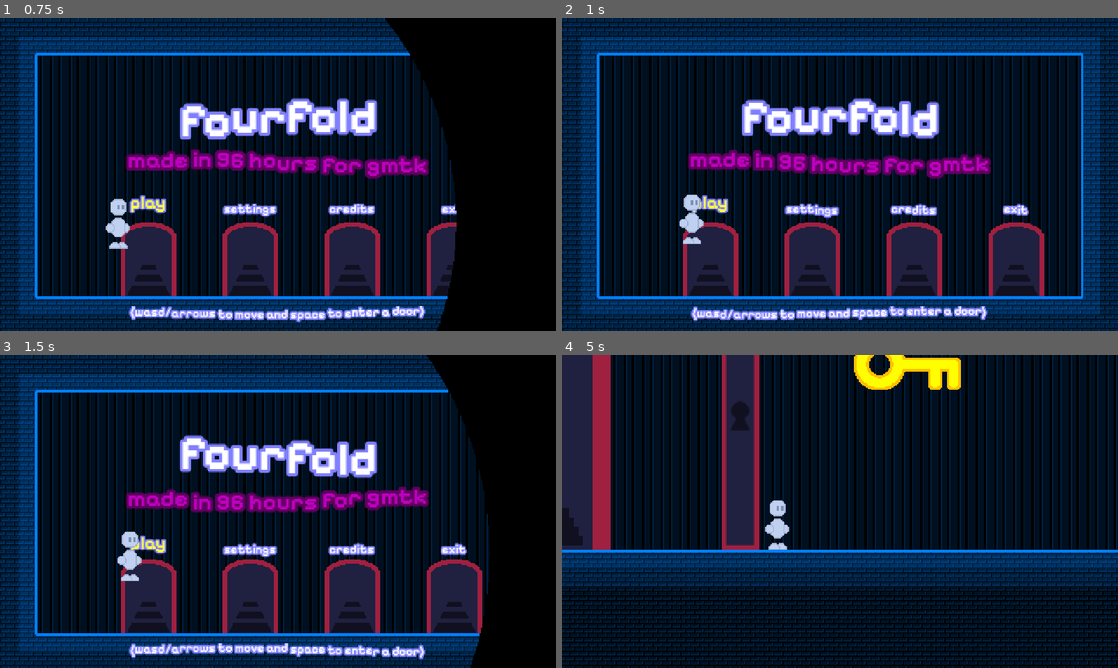
Above: before the commit, frames 1-4 (two rows, left to right).
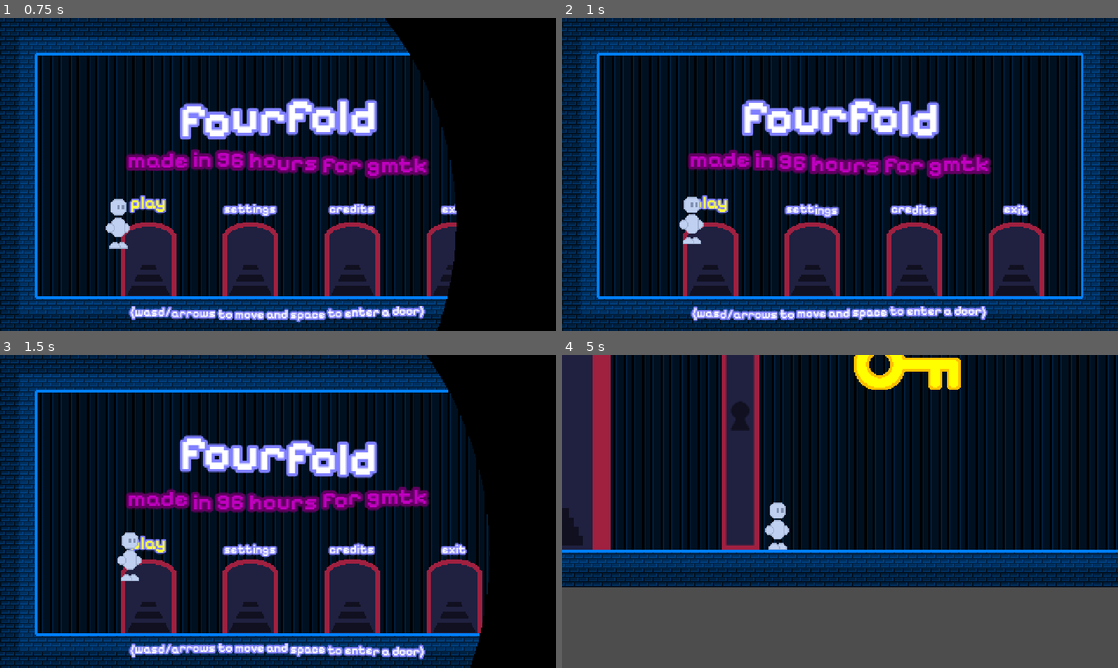
Above: after the commit, the same moments.

Repository: beatrixwashere/fourfold_gmtk2024
Game: Godot game, scene res://scenes/menu.tscn
Same seed, same stepped clock (60 frames per second), same inputs: the game is played once before the commit and once after it.
Inputs:
- Up to frame 1 (0.75 s): tap Enter at 0.5 s; hold D from 0.53 s (still down); tap J at 0.6 s
- Up to frame 2 (1 s): keep holding D; tap Space at 0.77 s
- Up to frame 3 (1.5 s): keep holding D; tap Z at 1.35 s
- Up to frame 4 (5 s): tap Space at 1.52, 3.02, 3.77, 4.52 s; release D at 2.03 s; hold A 2.03-2.78 s; tap K at 2.1 s; hold D 2.78-4.28 s; tap X at 2.85 s; tap J at 3.6 s; hold A from 4.28 s (still down); tap Z at 4.35 s

Frame 1 is identical in both runs. In frame 2, 0.1% of the frame differs, in the area x 21-26%, y 56-69%; in frame 3, less than 0.1%; in frame 4, 26%, in the area x 0-100%, y 46-100%.

Commit message:
use animation for player sprite

Diff:
--- a/scenes/player.tscn
+++ b/scenes/player.tscn
@@ -1,7 +1,7 @@
-[gd_scene load_steps=11 format=4 uid="uid://p0dqpquap4b6"]
+[gd_scene load_steps=44 format=4 uid="uid://p0dqpquap4b6"]
 
 [ext_resource type="Script" path="res://scripts/game/game_movement.gd" id="1_xuwpo"]
-[ext_resource type="Texture2D" uid="uid://c71wxyf1cm311" path="res://images/player/idle.png" id="2_rvelr"]
+[ext_resource type="Texture2D" uid="uid://s138ulnc2uhs" path="res://images/player.png" id="2_hwmnh"]
 [ext_resource type="Shader" path="res://scripts/shaders/door_enter.gdshader" id="3_5a5oe"]
 [ext_resource type="AudioStream" uid="uid://c6c6aivrwst0b" path="res://audio/sfx/walk.mp3" id="3_outfy"]
 [ext_resource type="AudioStream" uid="uid://d1ftm3hpyhxre" path="res://audio/sfx/jump.mp3" id="4_dyhyo"]
@@ -9,6 +9,253 @@
 [ext_resource type="TileSet" uid="uid://brial8myoctm2" path="res://images/tileset.tres" id="5_ay1eo"]
 [ext_resource type="AudioStream" uid="uid://pttflrvb5qrm" path="res://audio/sfx/dash.mp3" id="5_flrfi"]
 
+[sub_resource type="AtlasTexture" id="AtlasTexture_e2xbt"]
+atlas = ExtResource("2_hwmnh")
+region = Rect2(0, 144, 32, 48)
+
+[sub_resource type="AtlasTexture" id="AtlasTexture_dp017"]
+atlas = ExtResource("2_hwmnh")
+region = Rect2(32, 144, 32, 48)
+
+[sub_resource type="AtlasTexture" id="AtlasTexture_013eq"]
+atlas = ExtResource("2_hwmnh")
+region = Rect2(64, 144, 32, 48)
+
+[sub_resource type="AtlasTexture" id="AtlasTexture_80pwf"]
+atlas = ExtResource("2_hwmnh")
+region = Rect2(96, 144, 32, 48)
+
+[sub_resource type="AtlasTexture" id="AtlasTexture_3ojbw"]
+atlas = ExtResource("2_hwmnh")
+region = Rect2(128, 144, 32, 48)
+
+[sub_resource type="AtlasTexture" id="AtlasTexture_myuvk"]
+atlas = ExtResource("2_hwmnh")
+region = Rect2(160, 144, 32, 48)
+
+[sub_resource type="AtlasTexture" id="AtlasTexture_mldnc"]
+atlas = ExtResource("2_hwmnh")
+region = Rect2(192, 144, 32, 48)
+
+[sub_resource type="AtlasTexture" id="AtlasTexture_jd13e"]
+atlas = ExtResource("2_hwmnh")
+region = Rect2(224, 144, 32, 48)
+
+[sub_resource type="AtlasTexture" id="AtlasTexture_qeoq7"]
+atlas = ExtResource("2_hwmnh")
+region = Rect2(0, 0, 32, 48)
+
+[sub_resource type="AtlasTexture" id="AtlasTexture_empfm"]
+atlas = ExtResource("2_hwmnh")
+region = Rect2(32, 0, 32, 48)
+
+[sub_resource type="AtlasTexture" id="AtlasTexture_leyyi"]
+atlas = ExtResource("2_hwmnh")
+region = Rect2(64, 0, 32, 48)
+
+[sub_resource type="AtlasTexture" id="AtlasTexture_xj5rf"]
+atlas = ExtResource("2_hwmnh")
+region = Rect2(96, 0, 32, 48)
+
+[sub_resource type="AtlasTexture" id="AtlasTexture_8wwex"]
+atlas = ExtResource("2_hwmnh")
+region = Rect2(128, 0, 32, 48)
+
+[sub_resource type="AtlasTexture" id="AtlasTexture_2fc0r"]
+atlas = ExtResource("2_hwmnh")
+region = Rect2(160, 0, 32, 48)
+
+[sub_resource type="AtlasTexture" id="AtlasTexture_u82qb"]
+atlas = ExtResource("2_hwmnh")
+region = Rect2(192, 0, 32, 48)
+
+[sub_resource type="AtlasTexture" id="AtlasTexture_gvwk0"]
+atlas = ExtResource("2_hwmnh")
+region = Rect2(224, 0, 32, 48)
+
+[sub_resource type="AtlasTexture" id="AtlasTexture_dmkn8"]
+atlas = ExtResource("2_hwmnh")
+region = Rect2(0, 96, 32, 48)
+
+[sub_resource type="AtlasTexture" id="AtlasTexture_4hhak"]
+atlas = ExtResource("2_hwmnh")
+region = Rect2(32, 96, 32, 48)
+
+[sub_resource type="AtlasTexture" id="AtlasTexture_ulx2c"]
+atlas = ExtResource("2_hwmnh")
+region = Rect2(64, 96, 32, 48)
+
+[sub_resource type="AtlasTexture" id="AtlasTexture_hsjuo"]
+atlas = ExtResource("2_hwmnh")
+region = Rect2(96, 96, 32, 48)
+
+[sub_resource type="AtlasTexture" id="AtlasTexture_ru8r1"]
+atlas = ExtResource("2_hwmnh")
+region = Rect2(128, 96, 32, 48)
+
+[sub_resource type="AtlasTexture" id="AtlasTexture_b35ug"]
+atlas = ExtResource("2_hwmnh")
+region = Rect2(160, 96, 32, 48)
+
+[sub_resource type="AtlasTexture" id="AtlasTexture_vf87b"]
+atlas = ExtResource("2_hwmnh")
+region = Rect2(192, 96, 32, 48)
+
+[sub_resource type="AtlasTexture" id="AtlasTexture_brfih"]
+atlas = ExtResource("2_hwmnh")
+region = Rect2(224, 96, 32, 48)
+
+[sub_resource type="AtlasTexture" id="AtlasTexture_75guo"]
+atlas = ExtResource("2_hwmnh")
+region = Rect2(0, 48, 32, 48)
+
+[sub_resource type="AtlasTexture" id="AtlasTexture_rj4ld"]
+atlas = ExtResource("2_hwmnh")
+region = Rect2(32, 48, 32, 48)
+
+[sub_resource type="AtlasTexture" id="AtlasTexture_jll2t"]
+atlas = ExtResource("2_hwmnh")
+region = Rect2(64, 48, 32, 48)
+
+[sub_resource type="AtlasTexture" id="AtlasTexture_3i1wp"]
+atlas = ExtResource("2_hwmnh")
+region = Rect2(96, 48, 32, 48)
+
+[sub_resource type="AtlasTexture" id="AtlasTexture_3b3vi"]
+atlas = ExtResource("2_hwmnh")
+region = Rect2(128, 48, 32, 48)
+
+[sub_resource type="AtlasTexture" id="AtlasTexture_jchbm"]
+atlas = ExtResource("2_hwmnh")
+region = Rect2(160, 48, 32, 48)
+
+[sub_resource type="AtlasTexture" id="AtlasTexture_0uh4l"]
+atlas = ExtResource("2_hwmnh")
+region = Rect2(192, 48, 32, 48)
+
+[sub_resource type="AtlasTexture" id="AtlasTexture_csy4p"]
+atlas = ExtResource("2_hwmnh")
+region = Rect2(224, 48, 32, 48)
+
+[sub_resource type="SpriteFrames" id="SpriteFrames_xh4oh"]
+animations = [{
+"frames": [{
+"duration": 1.0,
+"texture": SubResource("AtlasTexture_e2xbt")
+}, {
+"duration": 1.0,
+"texture": SubResource("AtlasTexture_dp017")
+}, {
+"duration": 1.0,
+"texture": SubResource("AtlasTexture_013eq")
+}, {
+"duration": 1.0,
+"texture": SubResource("AtlasTexture_80pwf")
+}, {
+"duration": 1.0,
+"texture": SubResource("AtlasTexture_3ojbw")
+}, {
+"duration": 1.0,
+"texture": SubResource("AtlasTexture_myuvk")
+}, {
+"duration": 1.0,
+"texture": SubResource("AtlasTexture_mldnc")
+}, {
+"duration": 1.0,
+"texture": SubResource("AtlasTexture_jd13e")
+}],
+"loop": true,
+"name": &"dash",
+"speed": 12.0
+}, {
+"frames": [{
+"duration": 1.0,
+"texture": SubResource("AtlasTexture_qeoq7")
+}, {
+"duration": 1.0,
+"texture": SubResource("AtlasTexture_empfm")
+}, {
+"duration": 1.0,
+"texture": SubResource("AtlasTexture_leyyi")
+}, {
+"duration": 1.0,
+"texture": SubResource("AtlasTexture_xj5rf")
+}, {
+"duration": 1.0,
+"texture": SubResource("AtlasTexture_8wwex")
+}, {
+"duration": 1.0,
+"texture": SubResource("AtlasTexture_2fc0r")
+}, {
+"duration": 1.0,
+"texture": SubResource("AtlasTexture_u82qb")
+}, {
+"duration": 1.0,
+"texture": SubResource("AtlasTexture_gvwk0")
+}],
+"loop": true,
+"name": &"idle",
+"speed": 12.0
+}, {
+"frames": [{
+"duration": 1.0,
+"texture": SubResource("AtlasTexture_dmkn8")
+}, {
+"duration": 1.0,
+"texture": SubResource("AtlasTexture_4hhak")
+}, {
+"duration": 1.0,
+"texture": SubResource("AtlasTexture_ulx2c")
+}, {
+"duration": 1.0,
+"texture": SubResource("AtlasTexture_hsjuo")
+}, {
+"duration": 1.0,
+"texture": SubResource("AtlasTexture_ru8r1")
+}, {
+"duration": 1.0,
+"texture": SubResource("AtlasTexture_b35ug")
+}, {
+"duration": 1.0,
+"texture": SubResource("AtlasTexture_vf87b")
+}, {
+"duration": 1.0,
+"texture": SubResource("AtlasTexture_brfih")
+}],
+"loop": true,
+"name": &"jump",
+"speed": 12.0
+}, {
+"frames": [{
+"duration": 1.0,
+"texture": SubResource("AtlasTexture_75guo")
+}, {
+"duration": 1.0,
+"texture": SubResource("AtlasTexture_rj4ld")
+}, {
+"duration": 1.0,
+"texture": SubResource("AtlasTexture_jll2t")
+}, {
+"duration": 1.0,
+"texture": SubResource("AtlasTexture_3i1wp")
+}, {
+"duration": 1.0,
+"texture": SubResource("AtlasTexture_3b3vi")
+}, {
+"duration": 1.0,
+"texture": SubResource("AtlasTexture_jchbm")
+}, {
+"duration": 1.0,
+"texture": SubResource("AtlasTexture_0uh4l")
+}, {
+"duration": 1.0,
+"texture": SubResource("AtlasTexture_csy4p")
+}],
+"loop": true,
+"name": &"move",
+"speed": 12.0
+}]
+
 [sub_resource type="RectangleShape2D" id="RectangleShape2D_35cud"]
 size = Vector2(32, 48)
 
@@ -21,9 +268,12 @@
 floor_max_angle = 1.309
 script = ExtResource("1_xuwpo")
 
-[node name="sprite" type="Sprite2D" parent="."]
+[node name="sprite" type="AnimatedSprite2D" parent="."]
 position = Vector2(0, 9.53674e-07)
-texture = ExtResource("2_rvelr")
+sprite_frames = SubResource("SpriteFrames_xh4oh")
+animation = &"idle"
+autoplay = "idle"
+frame_progress = 0.646385
 
 [node name="dash_cdn" type="ProgressBar" parent="sprite"]
 offset_left = -16.0
@@ -51,6 +301,7 @@
 bus = &"sfx"
 
 [node name="door_enter" type="ColorRect" parent="."]
+visible = false
 z_index = 1
 material = SubResource("ShaderMaterial_3rekl")
 offset_left = -480.0
@@ -61,6 +312,7 @@
 script = ExtResource("4_qdmqh")
 
 [node name="background" type="ParallaxBackground" parent="."]
+visible = false
 
 [node name="layer" type="ParallaxLayer" parent="background"]
 motion_mirroring = Vector2(480, 270)
